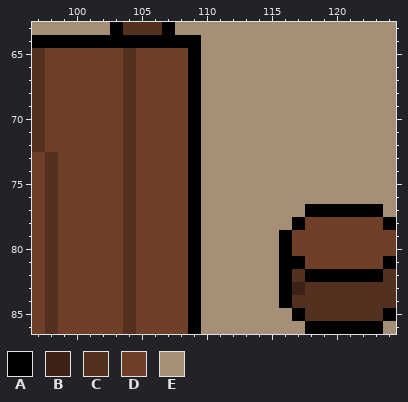
Two states of a pixel-art file, Assets/Sprite/Minigames/MiniGame2/Background/Min2Background.aseprite. The picture above is the old version.
320x180 pixels, 1 frame. Colours within 5 levels of each other are drawn and written as one. Shown: x 97..124, y 63..86.
Visible layers, top first: "Gauge", "UI", "Player", "Jar", "Client", "Chair", "Money", "Bar", "Jesus", "BottomTable", "TopTable", "Door", "Background".
Palette (. is transparent): A #000000  B #3d2317  C #53301f  D #6f3f28  E #a68f77
Pixels before, first column x 97:
63 EEEEEEACCCAEEEEEEEEEEEEEEEEE
64 AAAAAAAAAAAAAEEEEEEEEEEEEEEE
65 CDDDDDDCDDDDAEEEEEEEEEEEEEEE
66 CDDDDDDCDDDDAEEEEEEEEEEEEEEE
67 CDDDDDDCDDDDAEEEEEEEEEEEEEEE
68 CDDDDDDCDDDDAEEEEEEEEEEEEEEE
69 CDDDDDDCDDDDAEEEEEEEEEEEEEEE
70 CDDDDDDCDDDDAEEEEEEEEEEEEEEE
71 CDDDDDDCDDDDAEEEEEEEEEEEEEEE
72 CDDDDDDCDDDDAEEEEEEEEEEEEEEE
73 DCDDDDDCDDDDAEEEEEEEEEEEEEEE
74 DCDDDDDCDDDDAEEEEEEEEEEEEEEE
75 DCDDDDDCDDDDAEEEEEEEEEEEEEEE
76 DCDDDDDCDDDDAEEEEEEEEEEEEEEE
77 DCDDDDDCDDDDAEEEEEEEEAAAAAAE
78 DCDDDDDCDDDDAEEEEEEEADDDDDDA
79 DCDDDDDCDDDDAEEEEEEADDDDDDDD
80 DCDDDDDCDDDDAEEEEEEADDDDDDDD
81 DCDDDDDCDDDDAEEEEEEAADDDDDDA
82 DCDDDDDCDDDDAEEEEEEACAAAAAAC
83 DCDDDDDCDDDDAEEEEEEABCCCCCCC
84 DCDDDDDCDDDDAEEEEEEACCCCCCCC
85 DCDDDDDCDDDDAEEEEEEEACCCCCCA
86 DCDDDDDCDDDDAEEEEEEEEAAAAAAE
After:
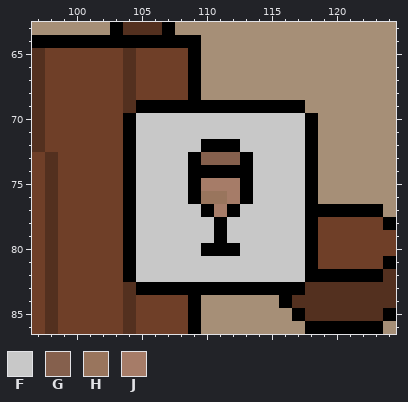
Colours new in this view: F #c8c8c8  G #85604d  H #99755d  J #a67c68
Difference:
layer "Dirty" added
Layer "Dirty":
y 69: x 105..108 DDDD -> AAAA; x 110..117 EEEEEEEE -> AAAAAAAA
y 70..71: x 104..118 CDDDDAEEEEEEEEE -> AFFFFFFFFFFFFFA
y 72: x 104..118 CDDDDAEEEEEEEEE -> AFFFFFAAAFFFFFA
y 73: x 104..108 CDDDD -> AFFFF; x 110..118 EEEEEEEEE -> GGGAFFFFA
y 74: x 104..108 CDDDD -> AFFFF; x 110..118 EEEEEEEEE -> AAAAFFFFA
y 75: x 104..108 CDDDD -> AFFFF; x 110..118 EEEEEEEEE -> JJJAFFFFA
y 76: x 104..108 CDDDD -> AFFFF; x 110..118 EEEEEEEEE -> HHJAFFFFA
y 77: x 104..117 CDDDDAEEEEEEEE -> AFFFFFAJAFFFFF
y 78: x 104..118 CDDDDAEEEEEEEAD -> AFFFFFFAFFFFFFA
y 79: x 104..118 CDDDDAEEEEEEADD -> AFFFFFFAFFFFFFA
y 80: x 104..118 CDDDDAEEEEEEADD -> AFFFFFAAAFFFFFA
y 81: x 104..118 CDDDDAEEEEEEAAD -> AFFFFFFFFFFFFFA
y 82: x 104..117 CDDDDAEEEEEEAC -> AFFFFFFFFFFFFF
y 83: x 105..108 DDDD -> AAAA; x 110..115 EEEEEE -> AAAAAA; x 117 B -> A
Pixel boxes of the changes (left, top, right, bottom) in both pictures:
changed: (123, 100, 318, 295)
